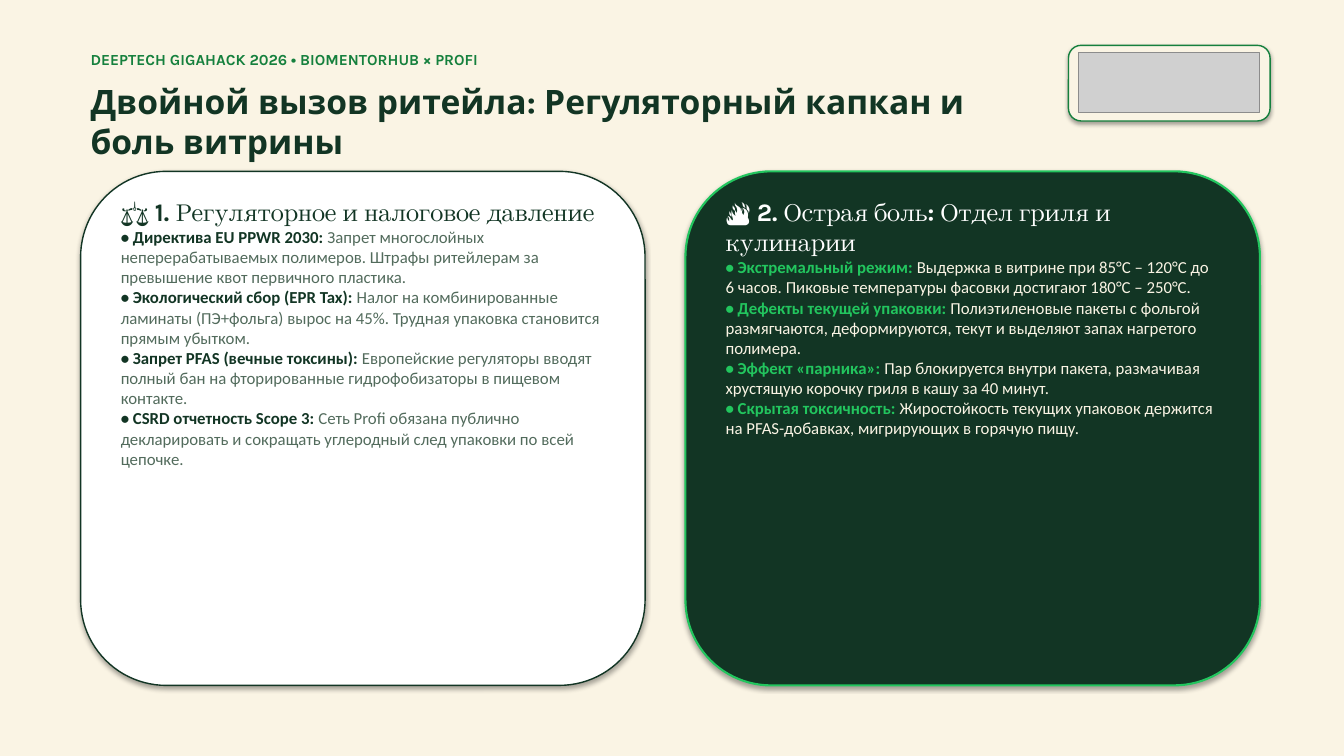
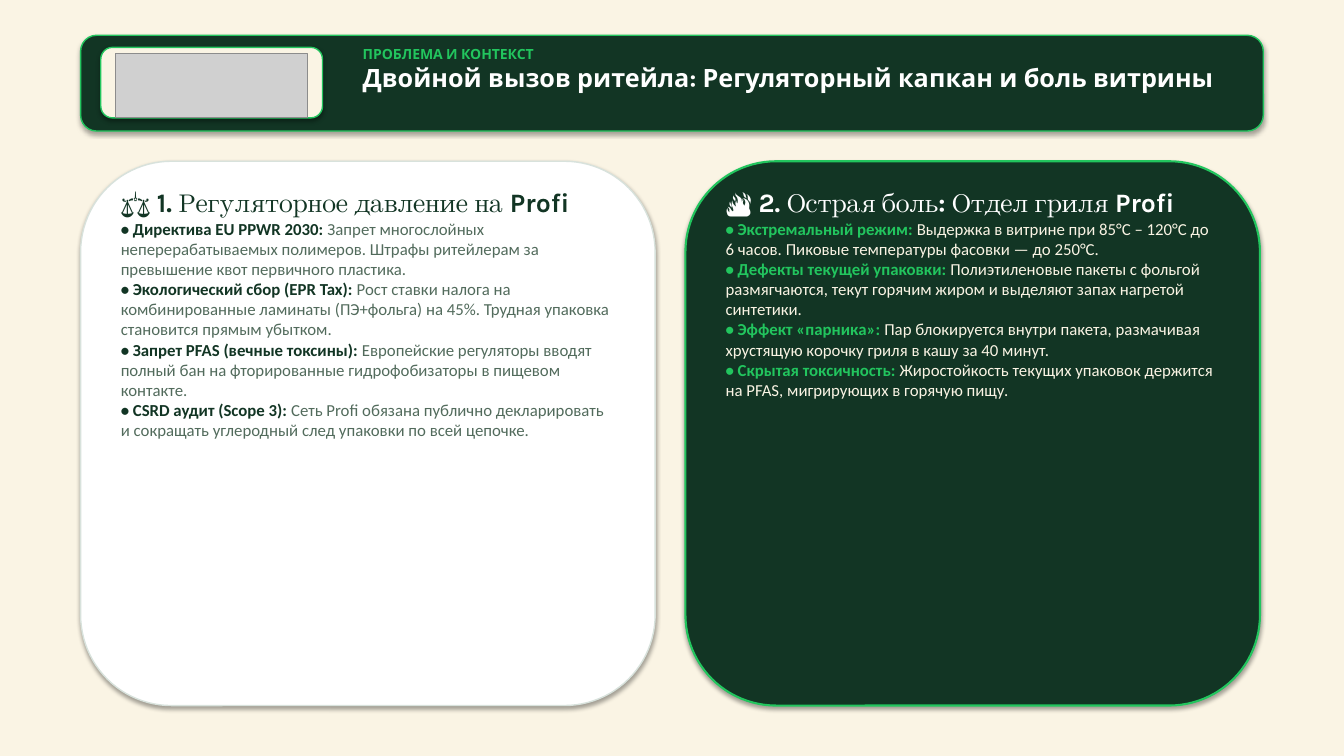
Before and after one commit to lisqrn/Hackaton-202636, a slide deck: slide 2 of PackShift_Profi_Gigahack2026.pptx. Drawn at 1344x756 pixels with LibreOffice and Linux fonts; fonts in the diff are those of the drawing; grey boxes stand for pictures. Boxes give left, top, right and bottom in pixels: in the first picture for what was removed or moved away, otherwise in the second. Text is boxed around its words. In the diff, an @@ line names an element or a change of style, - is before the commit and + after.

Commit message:
style: overhaul presentation and slide deck to 100% match website visual styling and butter-pine brand identity

```diff
--- a/PackShift_Profi_Gigahack2026.pptx
+++ b/PackShift_Profi_Gigahack2026.pptx
@@ rounded rectangle added at box(81, 35, 1263, 131), fill #123524, outline #22C55E 1 pt @@
@@ text removed at box(91, 55, 478, 65) @@
-DEEPTECH GIGAHACK 2026 • BIOMENTORHUB × PROFI
@@ rounded rectangle added at box(101, 47, 323, 118), fill #FAF4E4, outline #22C55E 1 pt @@
@@ picture: place and size @@
-picture at box(1079, 52, 1260, 113)
+picture at box(116, 53, 308, 117)
@@ text "ПРОБЛЕМА И КОНТЕКСТ": place and size @@
-text "ПРОБЛЕМА И КОНТЕКСТ" at box(91, 87, 964, 162)
+text "ПРОБЛЕМА И КОНТЕКСТ" at box(363, 49, 1213, 93)
@@ text at box(363, 49, 534, 59): paragraph added @@
+ПРОБЛЕМА И КОНТЕКСТ
@@ rounded rectangle removed at box(1069, 45, 1270, 121) @@
@@ text at box(363, 67, 1213, 93): size 24 to 18 pt, text colour #123524 to #FFFFFF in "Двойной вызов ритейла: Регуляторный капкан и боль ..." @@
@@ rounded rectangle: place and size @@
-rounded rectangle at box(81, 171, 645, 686)
+rounded rectangle at box(81, 161, 655, 706)
@@ rounded rectangle at box(81, 161, 655, 706): outline #123524 1 pt to #D8E2DC 1 pt @@
@@ rounded rectangle: place and size @@
-rounded rectangle at box(686, 171, 1260, 686)
+rounded rectangle at box(686, 161, 1260, 706)
@@ text "⚖️ 1. Регуляторное давление на ...": place and size @@
-text "⚖️ 1. Регуляторное давление на ..." at box(121, 204, 600, 468)
+text "⚖️ 1. Регуляторное давление на ..." at box(121, 193, 609, 439)
@@ text at box(157, 193, 569, 218): text changed; size 18 to 19 pt @@
-⚖️ 1. Регуляторное и налоговое давление
+⚖️ 1. Регуляторное давление на Profi
@@ text "🔥 2. Острая боль: Отдел ...": place and size @@
-text "🔥 2. Острая боль: Отдел ..." at box(726, 203, 1213, 437)
+text "🔥 2. Острая боль: Отдел ..." at box(726, 193, 1213, 399)
@@ text at box(726, 193, 1209, 315): text changed @@
-🔥 2. Острая боль: Отдел гриля и кулинарии
-• Экстремальный режим: Выдержка в витрине при 85°C – 120°C до 6 часов. Пиковые температуры фасовки достигают 180°C – 250°C.
-• Дефекты текущей упаковки: Полиэтиленовые пакеты с фольгой размягчаются, деформируются, текут и выделяют запах нагретого полимера.
+🔥 2. Острая боль: Отдел гриля Profi
+• Экстремальный режим: Выдержка в витрине при 85°C – 120°C до 6 часов. Пиковые температуры фасовки — до 250°C.
+• Дефекты текущей упаковки: Полиэтиленовые пакеты с фольгой размягчаются, текут горячим жиром и выделяют запах нагретой синтетики.
@@ text at box(121, 282, 609, 338): text changed @@
-• Экологический сбор (EPR Tax): Налог на комбинированные ламинаты (ПЭ+фольга) вырос на 45%. Трудная упаковка становится прямым убытком.
+• Экологический сбор (EPR Tax): Рост ставки налога на комбинированные ламинаты (ПЭ+фольга) на 45%. Трудная упаковка становится прямым убытком.
@@ text at box(726, 364, 1213, 399): text changed @@
-• Скрытая токсичность: Жиростойкость текущих упаковок держится на PFAS-добавках, мигрирующих в горячую пищу.
+• Скрытая токсичность: Жиростойкость текущих упаковок держится на PFAS, мигрирующих в горячую пищу.
@@ text at box(121, 403, 604, 439): text changed @@
-• CSRD отчетность Scope 3: Сеть Profi обязана публично декларировать и сокращать углеродный след упаковки по всей цепочке.
+• CSRD аудит (Scope 3): Сеть Profi обязана публично декларировать и сокращать углеродный след упаковки по всей цепочке.
```
Also in this commit, not shown: 7 other slides changed, 4 other files.
